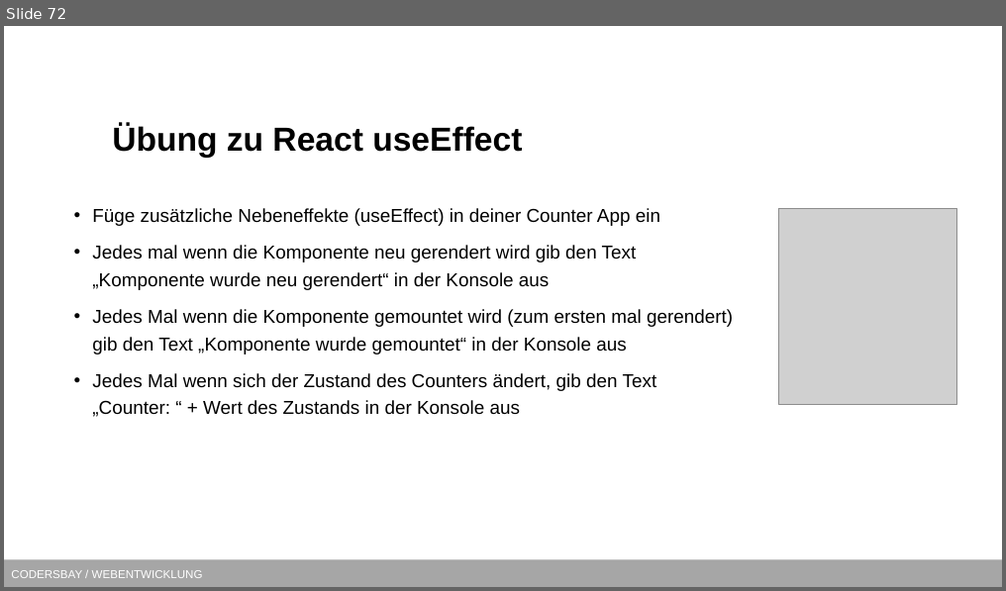
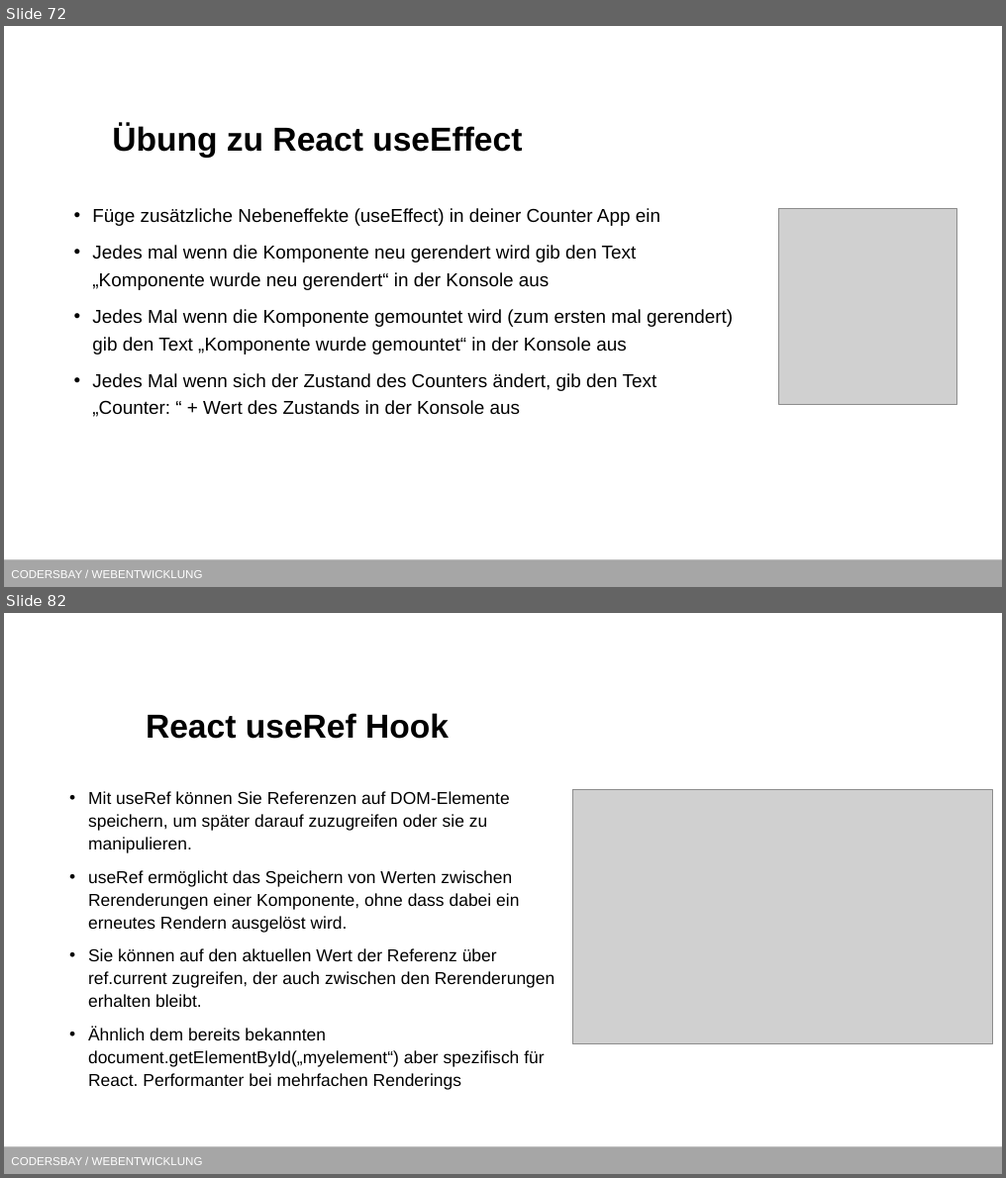
Before and after one commit to kodo89/Webentwicklung_23_24, a slide deck: 9. React/React.pptx. Shown one above the other, each under a label of ours: slide 72 before the commit, slides 72 and 82 after it; the slides between them are not shown. The pictures are 1006x591 and 1006x1178 pixels, drawn with LibreOffice and Linux fonts; fonts in the diff are those of the drawing; grey boxes stand for pictures; background and template pictures are left out. Boxes give left, top, right and bottom in pixels: in the first picture for what was removed or moved away, otherwise in the second. Text is boxed around its words. In the diff, an @@ line names an element or a change of style, - is before the commit and + after.

Commit message:
React Backend & Routing

```diff
--- a/9. React/React.pptx
+++ b/9. React/React.pptx
@@ slide 82 added at [4, 613, 1002, 1174], background #FFFFFF; not listed: 1 template element that a slide beside it also shows @@
@@ title added at [146, 713, 449, 739], 32 pt, text #000000, bold @@
+React useRef Hook
@@ picture added at [572, 789, 992, 1045] @@
@@ text added at [88, 791, 555, 1090], 16.6 pt, text #000000 @@
+• Mit useRef können Sie Referenzen auf DOM-Elemente speichern, um später darauf zuzugreifen oder sie zu manipulieren.
+• useRef ermöglicht das Speichern von Werten zwischen Rerenderungen einer Komponente, ohne dass dabei ein erneutes Rendern ausgelöst wird.
+• Sie können auf den aktuellen Wert der Referenz über ref.current zugreifen, der auch zwischen den Rerenderungen erhalten bleibt.
+• Ähnlich dem bereits bekannten document.getElementById(„myelement“) aber spezifisch für React. Performanter bei mehrfachen Renderings
```
Also in this commit, not shown: 4 slides changed, 24 other slides added, 12 other files.
